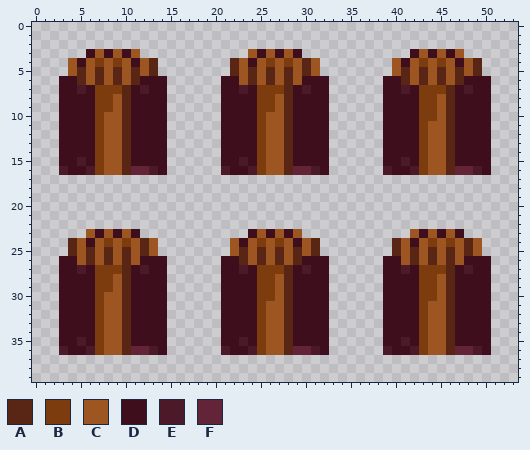
Pixel-art sprite -- buildings/mill/sprites/grinder.png. Above: the version before the commit.
The file is 54x40 pixels. Colours within 5 levels of each other are drawn and written as one.
Palette (. is transparent): A #592615  B #7d3c0e  C #9d5522  D #3f0e1c  E #4c1928  F #622436
Pixels before, first column x 3:
 3 ...DCDCDC............CDCDCD............DCDCDC...
 4 .CDCBCBCDCA........ACDCBCBCAC........CDCBCBCDCA.
 5 .CACACACACA........ACACACACAC........CACACACACA.
 6 DDACACACADDD......DDCACACACDDD......DDACACACADDD
 7 DDEDBBBADEDD......DDEDBBBADEDD......DDEDBBBADEDD
 8 DDDDBBCADDDD......DDDDBBCADDDD......DDDDBBCADDDD
 9 DDDDBBCADDDD......DDDDBBCADDDD......DDDDBBCADDDD
10 DDDDBCCADDDD......DDDDBCCADDDD......DDDDBBCADDDD
11 DDDDBCCADDDD......DDDDBCCADDDD......DDDDBCCADDDD
12 DDDDBCCADDDD......DDDDBCCADDDD......DDDDBCCADDDD
13 DDDDBCCADDDD......DDDDBCCADDDD......DDDDBCCADDDD
14 DDDDBCCADDDD......DDDDBCCADDDD......DDDDBCCADDDD
15 DDEDBCCADDDD......DDEDBCCADDDD......DDEDBCCADDDD
16 EDDEBCCAFFED......EDDEBCCAFFED......EDDEBCCAFFED
17 ................................................
18 ................................................
19 ................................................
20 ................................................
21 ................................................
22 ................................................
23 ...CDCDCD............DCDCDC............CDCDCD...
24 .ACDCBCBCAC........CDCBCBCDCA........ACDCBCBCAC.
25 .ACACACACAC........CACACACACA........ACACACACAC.
26 DDCACACACDDD......DDACACACADDD......DDCACACACDDD
27 DDEDBBBADEDD......DDEDBBBADEDD......DDEDBBBADEDD
28 DDDDBBCADDDD......DDDDBBCADDDD......DDDDBBCADDDD
29 DDDDBBCADDDD......DDDDBBCADDDD......DDDDBBCADDDD
30 DDDDBCCADDDD......DDDDBBCADDDD......DDDDBBCADDDD
31 DDDDBCCADDDD......DDDDBCCADDDD......DDDDBCCADDDD
32 DDDDBCCADDDD......DDDDBCCADDDD......DDDDBCCADDDD
33 DDDDBCCADDDD......DDDDBCCADDDD......DDDDBCCADDDD
34 DDDDBCCADDDD......DDDDBCCADDDD......DDDDBCCADDDD
35 DDEDBCCADDDD......DDEDBCCADDDD......DDEDBCCADDDD
36 EDDEBCCAFFED......EDDEBCCAFFED......EDDEBCCAFFED
New version:
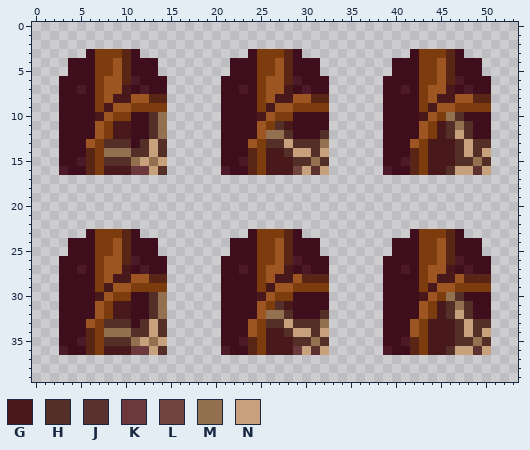
Colours new in this view: G #48181a  H #532f28  J #5b3230  K #6b383b  L #72443e  M #93704f  N #c6a17b
From the commit log: Update animated window content
The exact change:
Changed rows in their new state; - is an unchanged pixel.
first column x 4:
 3 ---BBBAD------------DBBBA--------------BBBAD---
 4 D-D-BCA-DD--------DD-B--ADDD--------D-D-BCA-DD-
 5 DDDBBCADDD--------DDDBB--DDD--------DDDBBCADDD-
 6 -DDB-CAE-----------DDBC--E-----------DDBBCAE---
 7 ----CCG---------------CCG---------------CCG----
 8 ----CGGCCAA-----------CGGCCAA-----------CGGCCAA
 9 ----G-CBBBB-----------G-CBBBB-----------G-CBBBB
10 ---G-BB--HM----------G-BB--------------GCBMH---
11 ---CBGG--HM----------CBHG--------------CBGHMH--
12 ---CBGG--HM----------CMMH---H----------CBGHNH--
13 --C-HHH-HNH---------C-HHNHHHM---------C-GGGHNHH
14 --A-MMMHHNH---------A-GGHNNHN---------A-GGGHNHN
15 --A-HHHMNMN---------A-GGGHHMH---------A-GGGHHMH
16 --A-GGGKKNH---------A-GGGLNJN---------A-GGHNNJN
first column x 4:
23 --DBBBA--------------BBBAD------------DBBBA----
24 DD-B--ADDD--------D-D-BCA-DD--------DD-B--ADDD-
25 DDDBB--DDD--------DDDBBCADDD--------DDDBB--DDD-
26 -DDBC--E-----------DDBBCAE-----------DDBB--E---
27 ----CCG---------------CCG---------------CCG----
28 ----CGGCCAA-----------CGGCAAA-----------CGGCAAA
29 ----G-CBBBB-----------G-CBBBB-----------G-CBBBB
30 ---G-BB--HM----------GCBB--------------GCBMH---
31 ---CBGG--HM----------CBHG--------------CBGHMH--
32 ---CBGG--HM----------CMMH---H----------CBGHNH--
33 --C-HHH-HNH---------C-HHNHHHM---------C-GGGHNHH
34 --A-MMMHHNH---------C-GGHNNHN---------C-GGGHNHN
35 --A-HHHMNMN---------A-GGGHHMH---------A-GGGHHMH
36 --A-GGGKKNH---------A-GGGKNJN---------A-GGHNNJN
